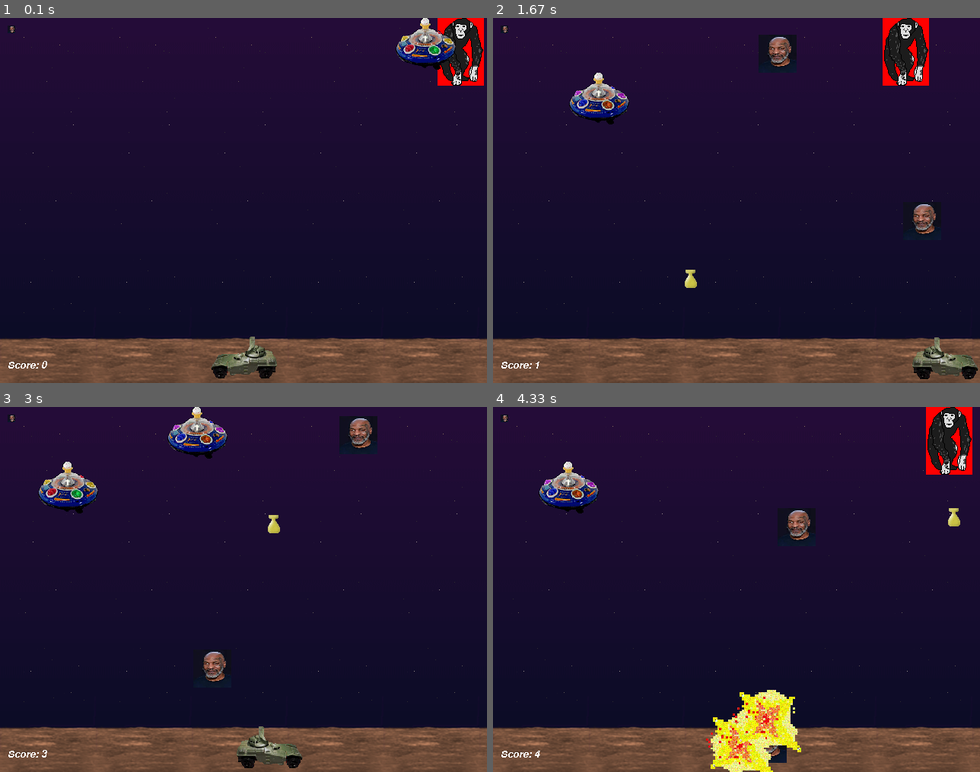
Above: before the commit, frames 1-4 (two rows, left to right).
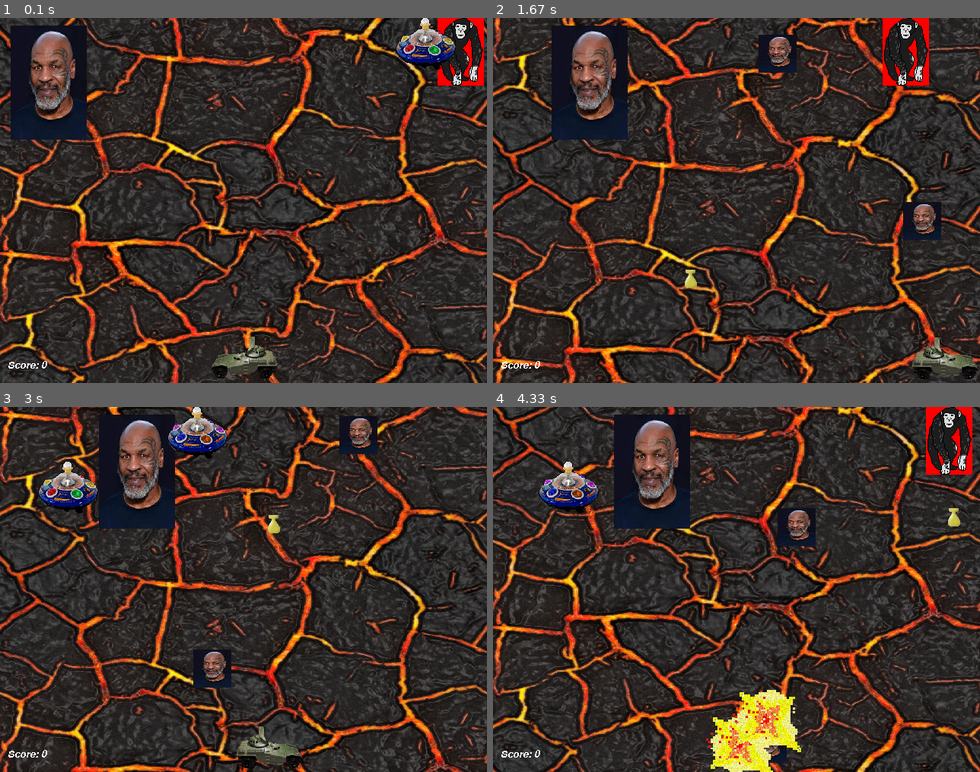
Above: after the commit, the same moments.

Repository: ake-bjerregaard/Python1
Game: pygame game, started from pygameexempel/aliens.py
Two runs of this game, one before a commit and one after it. Both use one fixed random seed, a clock stepped at 60 frames per second and the inputs below.
Inputs:
- Up to frame 1 (0.1 s): no input
- Up to frame 2 (1.67 s): tap Space at 0.33, 0.73, 1.03, 1.23, 1.53 s; hold Right 0.67-1.13 s; hold Right 1.17-1.63 s
- Up to frame 3 (3 s): hold Left 1.67-2.2 s; tap Space at 1.73, 2.03, 2.3, 2.6, 2.73 s; hold Left 2.23-2.63 s; hold Right from 2.67 s (still down)
- Up to frame 4 (4.33 s): tap Space at 3.03, 3.4, 3.7 s; release Right at 3.3 s; hold Left 3.33-3.8 s

The runs differ from the first frame. In frame 1, 72% of the frame differs, in the area x 0-100%, y 0-100%; in frame 2, 71%; in frame 3, 71%; in frame 4, 70%.

Commit message:
Lektion 3 distans - pygame scroll

Diff:
--- /dev/null
+++ b/Lektion3Distans/labb1exercise23.py
@@ -0,0 +1,21 @@
+import sys
+script, input_encoding, error = sys.argv
+
+
+def main(language_file, encoding, errors):
+    line = language_file.readline()
+
+    if line:
+        print_line(line, encoding, errors)
+        return main(language_file, encoding, errors)
+
+def print_line(line, encoding, errors):
+    next_lang = line.strip()
+    raw_bytes = next_lang.encode(encoding, errors)
+    cooked_string = raw_bytes.decode(encoding, errors)
+
+    print(raw_bytes, "<===>", cooked_string)
+
+languages = open("languages.txt", encoding="utf-8")
+
+main(languages, input_encoding, error)
--- /dev/null
+++ b/Lektion3Distans/labb2studentutökad.py
@@ -0,0 +1,40 @@
+#här en klass som kräver ett argument för att skapas
+class Person:
+
+    def __init__(self, argument_förnamn, argument_efternamn, argument_personnr):
+        self.förnamn = argument_förnamn
+        self.efternamn = argument_efternamn
+        self.personnr = argument_personnr
+
+
+    def __str__(self):
+        return f"{self.förnamn} {self.efternamn} {self.personnr}"
+
+class Lärare(Person):
+
+    def __init__(self, argument_förnamn, argument_efternamn, argument_personnr, lön):
+        super().__init__(argument_förnamn, argument_efternamn, argument_personnr)
+        self.lön = lön
+
+    def __str__(self):
+        return f'{super().__str__()} {self.lön}'
+
+
+class Student(Person):
+
+    def __init__(self, argument_förnamn, argument_efternamn, argument_personnr, betyg):
+        super().__init__(argument_förnamn, argument_efternamn, argument_personnr)
+        self.betyg = betyg
+
+    def __str__(self):
+        return f'{super().__str__()} {self.betyg}'
+
+enElev = Student("Maria", "Johansen", "521001-0631", "VG")
+enAnnanElev = Student("Jonas", "Ekblom", "800501-6512", "G")
+
+lärare = Lärare("Åke", "Bjerregaard", "761001-5678", 30000)
+
+
+print(enElev)
+print(enAnnanElev)
+print(lärare)
--- /dev/null
+++ b/Lektion3Distans/languages.txt
@@ -0,0 +1,97 @@
+Afrikaans
+አማርኛ
+Аҧсшәа
+العربية
+Aragonés
+Arpetan
+Azərbaycanca
+Bamanankan
+বাংলা
+Bân-lâm-gú
+Беларуская
+Български
+Boarisch
+Bosanski
+Буряад
+Català
+Чӑвашла
+Čeština
+Cymraeg
+Dansk
+Deutsch
+Eesti
+Ελληνικά
+Español
+Esperanto
+فارسی
+Français
+Frysk
+Gaelg
+Gàidhlig
+Galego
+한국어
+Հայերեն
+हिन्दी
+Hrvatski
+Ido
+Interlingua
+Italiano
+עברית
+ಕನ್ನಡ
+Kapampangan
+ქართული
+Қазақша
+Kreyòl ayisyen
+Latgaļu
+Latina
+Latviešu
+Lëtzebuergesch
+Lietuvių
+Magyar
+Македонски
+Malti
+मराठी
+მარგალური
+مازِرونی
+Bahasa Melayu
+Монгол
+Nederlands
+नेपाल भाषा
+日本語
+Norsk bokmål
+Nouormand
+Occitan
+Oʻzbekcha/ўзбекча
+ਪੰਜਾਬੀ
+پنجابی
+پښتو
+Plattdüütsch
+Polski
+Português
+Română
+Romani
+Русский
+Seeltersk
+Shqip
+Simple English
+Slovenčina
+کوردیی ناوەندی
+Српски / srpski
+Suomi
+Svenska
+Tagalog
+தமிழ்
+ภาษาไทย
+Taqbaylit
+Татарча/tatarça
+తెలుగు
+Тоҷикӣ
+Türkçe
+Українська
+اردو
+Tiếng Việt
+Võro
+文言
+吴语
+ייִדיש
+中文
--- a/pygameexempel/aliens.py
+++ b/pygameexempel/aliens.py
@@ -29,20 +29,15 @@
 # import basic pygame modules
 import pygame as pg
 
+from klasser import *
+
+
 # see if we can load more than standard BMP
 if not pg.image.get_extended():
     raise SystemExit("Sorry, extended image module required")
 
 
-# game constants
-MAX_SHOTS = 2  # most player bullets onscreen
-ALIEN_ODDS = 22  # chances a new alien appears
-BOMB_ODDS = 60  # chances a new bomb will drop
-ALIEN_RELOAD = 12  # frames between new aliens
-SCREENRECT = pg.Rect(0, 0, 640, 480)
-SCORE = 0
-
-main_dir = os.path.split(os.path.abspath(__file__))[0]
+
 
 
 def load_image(file):
@@ -76,177 +71,7 @@
 # since it is passed extra information about the keyboard.
 
 
-class Player(pg.sprite.Sprite):
-    """Representing the player as a moon buggy type car."""
-
-    speed = 10
-    bounce = 24
-    gun_offset = -11
-    images = []
-
-    def __init__(self):
-        pg.sprite.Sprite.__init__(self, self.containers)
-        self.image = self.images[0]
-        self.rect = self.image.get_rect(midbottom=SCREENRECT.midbottom)
-        self.reloading = 0
-        self.origtop = self.rect.top
-        self.facing = -1
-
-    def move(self, direction):
-        if direction:
-            self.facing = direction
-        self.rect.move_ip(direction * self.speed, 0)
-        self.rect = self.rect.clamp(SCREENRECT)
-        if direction < 0:
-            self.image = self.images[0]
-        elif direction > 0:
-            self.image = self.images[1]
-        self.rect.top = self.origtop - (self.rect.left // self.bounce % 2)
-
-    def gunpos(self):
-        pos = self.facing * self.gun_offset + self.rect.centerx
-        return pos, self.rect.top
-
-class OtherEnemies(pg.sprite.Sprite):
-    images = []
-
-    def __init__(self):
-        pg.sprite.Sprite.__init__(self, self.containers)
-        self.image = self.images[0]
-        self.image = pg.transform.scale(self.image, (10, 10))
-        self.rect = pg.Rect(10, 10, 10, 10)
-        # self.rect = pg.Rect.inflate(self.rect, 2, 2)
-
-    # def update()
-
-
-class Alien(pg.sprite.Sprite):
-    """An alien space ship. That slowly moves down the screen."""
-
-    speed = 1
-    animcycle = 12
-    images = []
-
-    def __init__(self):
-        pg.sprite.Sprite.__init__(self, self.containers)
-        self.image = self.images[0]
-        self.rect = self.image.get_rect()
-        self.facing = random.choice((-1, 1)) * Alien.speed
-        self.frame = 0
-        if self.facing < 0:
-            self.rect.right = SCREENRECT.right
-
-    def update(self):
-        self.rect.move_ip(self.facing, 0)
-        if not SCREENRECT.contains(self.rect):
-            self.facing = -self.facing
-            self.rect.top = self.rect.bottom + 1
-            self.rect = self.rect.clamp(SCREENRECT)
-        self.frame = self.frame + 1
-        self.image = self.images[self.frame // self.animcycle % 3]
-
-class AlienOtherDirection(Alien):
-
-    speed = -10
-    def __init__(self):
-        super().__init__()
-        self.facing = AlienOtherDirection.speed
-
-class Explosion(pg.sprite.Sprite):
-    """An explosion. Hopefully the Alien and not the player!"""
-
-    defaultlife = 12
-    animcycle = 3
-    images = []
-
-    def __init__(self, actor):
-        pg.sprite.Sprite.__init__(self, self.containers)
-        self.image = self.images[0]
-        self.rect = self.image.get_rect(center=actor.rect.center)
-        self.life = self.defaultlife
-
-    def update(self):
-        """called every time around the game loop.
-
-        Show the explosion surface for 'defaultlife'.
-        Every game tick(update), we decrease the 'life'.
-
-        Also we animate the explosion.
-        """
-        self.life = self.life - 1
-        self.image = self.images[self.life // self.animcycle % 2]
-        if self.life <= 0:
-            self.kill()
-
-
-class Shot(pg.sprite.Sprite):
-    """a bullet the Player sprite fires."""
-
-    speed = -11
-    images = []
-
-    def __init__(self, pos):
-        pg.sprite.Sprite.__init__(self, self.containers)
-        self.image = self.images[0]
-        # self.rect = self.image.get_rect(midbottom=pos)
-        self.image = self.images[0]
-        self.image = pg.transform.scale(self.image, (50, 50))
-        self.rect = pg.Rect(pos[0], pos[1], 50, 50)
-
-    def update(self):
-        """called every time around the game loop.
-
-        Every tick we move the shot upwards.
-        """
-        self.rect.move_ip(0, self.speed)
-        if self.rect.top <= 0:
-            self.kill()
-
-
-class Bomb(pg.sprite.Sprite):
-    """A bomb the aliens drop."""
-
-    speed = 9
-    images = []
-
-    def __init__(self, alien):
-        pg.sprite.Sprite.__init__(self, self.containers)
-        self.image = self.images[0]
-        self.rect = self.image.get_rect(midbottom=alien.rect.move(0, 5).midbottom)
-
-    def update(self):
-        """called every time around the game loop.
-
-        Every frame we move the sprite 'rect' down.
-        When it reaches the bottom we:
-
-        - make an explosion.
-        - remove the Bomb.
-        """
-        self.rect.move_ip(0, self.speed)
-        if self.rect.bottom >= 470:
-            Explosion(self)
-            self.kill()
-
-
-class Score(pg.sprite.Sprite):
-    """to keep track of the score."""
-
-    def __init__(self):
-        pg.sprite.Sprite.__init__(self)
-        self.font = pg.font.Font(None, 20)
-        self.font.set_italic(1)
-        self.color = "white"
-        self.lastscore = -1
-        self.update()
-        self.rect = self.image.get_rect().move(10, 450)
-
-    def update(self):
-        """We only update the score in update() when it has changed."""
-        if SCORE != self.lastscore:
-            self.lastscore = SCORE
-            msg = "Score: %d" % SCORE
-            self.image = self.font.render(msg, 0, self.color)
+
 
 
 def main(winstyle=0):
@@ -275,6 +100,8 @@
     OtherEnemies.images = [load_image(im) for im in ("nedladdning.jfif", "chimp.png", "chimp.png")]
     Bomb.images = [load_image("bomb.gif")]
     Shot.images = [load_image("nedladdning.jfif")]
+    img = load_image("TileVertical.png")
+    BackgroundKlass.images = [load_image("TileVertical.png")]
 
     # decorate the game window
     icon = pg.transform.scale(Alien.images[0], (32, 32))
@@ -312,6 +139,7 @@
     Shot.containers = shots, all
     Bomb.containers = bombs, all
     Explosion.containers = all
+    BackgroundKlass.containers = all
     Score.containers = all
 
     # Create Some Starting Values
@@ -321,9 +149,11 @@
 
     # initialize our starting sprites
     global SCORE
+    BackgroundKlass()
     player = Player()
     Alien()  # note, this 'lives' because it goes into a sprite group
     AlienOtherDirection()
+
     OtherEnemies()
     if pg.font:
         all.add(Score())
--- /dev/null
+++ b/pygameexempel/game_constants.py
@@ -0,0 +1,13 @@
+import os
+import pygame as pg
+
+
+# game constants
+MAX_SHOTS = 2  # most player bullets onscreen
+ALIEN_ODDS = 22  # chances a new alien appears
+BOMB_ODDS = 60  # chances a new bomb will drop
+ALIEN_RELOAD = 12  # frames between new aliens
+SCREENRECT = pg.Rect(0, 0, 640, 480)
+SCORE = 0
+
+main_dir = os.path.split(os.path.abspath(__file__))[0]
--- /dev/null
+++ b/pygameexempel/klasser.py
@@ -0,0 +1,197 @@
+import random
+
+import pygame as pg
+
+from game_constants import *
+
+
+class Player(pg.sprite.Sprite):
+    """Representing the player as a moon buggy type car."""
+
+    speed = 10
+    bounce = 24
+    gun_offset = -11
+    images = []
+
+    def __init__(self):
+        pg.sprite.Sprite.__init__(self, self.containers)
+        self.image = self.images[0]
+        self.rect = self.image.get_rect(midbottom=SCREENRECT.midbottom)
+        self.reloading = 0
+        self.origtop = self.rect.top
+        self.facing = -1
+
+    def move(self, direction):
+        if direction:
+            self.facing = direction
+        self.rect.move_ip(direction * self.speed, 0)
+        self.rect = self.rect.clamp(SCREENRECT)
+        if direction < 0:
+            self.image = self.images[0]
+        elif direction > 0:
+            self.image = self.images[1]
+        self.rect.top = self.origtop - (self.rect.left // self.bounce % 2)
+
+    def gunpos(self):
+        pos = self.facing * self.gun_offset + self.rect.centerx
+        return pos, self.rect.top
+
+class OtherEnemies(pg.sprite.Sprite):
+    images = []
+
+    def __init__(self):
+        pg.sprite.Sprite.__init__(self, self.containers)
+        self.image = self.images[0]
+        self.image = pg.transform.scale(self.image, (100, 150))
+        self.rect = pg.Rect(10, 10, 100, 150)
+        # self.rect = pg.Rect.inflate(self.rect, 2, 2)
+
+    def update(self):
+        self.rect.move_ip(1, 0)
+
+
+class Alien(pg.sprite.Sprite):
+    """An alien space ship. That slowly moves down the screen."""
+
+    speed = 1
+    animcycle = 12
+    images = []
+
+    def __init__(self):
+        pg.sprite.Sprite.__init__(self, self.containers)
+        self.image = self.images[0]
+        self.rect = self.image.get_rect()
+        self.facing = random.choice((-1, 1)) * Alien.speed
+        self.frame = 0
+        if self.facing < 0:
+            self.rect.right = SCREENRECT.right
+
+    def update(self):
+        self.rect.move_ip(self.facing, 0)
+        if not SCREENRECT.contains(self.rect):
+            self.facing = -self.facing
+            self.rect.top = self.rect.bottom + 1
+            self.rect = self.rect.clamp(SCREENRECT)
+        self.frame = self.frame + 1
+        self.image = self.images[self.frame // self.animcycle % 3]
+
+class AlienOtherDirection(Alien):
+
+    speed = -10
+    def __init__(self):
+        super().__init__()
+        self.facing = AlienOtherDirection.speed
+
+class Explosion(pg.sprite.Sprite):
+    """An explosion. Hopefully the Alien and not the player!"""
+
+    defaultlife = 12
+    animcycle = 3
+    images = []
+
+    def __init__(self, actor):
+        pg.sprite.Sprite.__init__(self, self.containers)
+        self.image = self.images[0]
+        self.rect = self.image.get_rect(center=actor.rect.center)
+        self.life = self.defaultlife
+
+    def update(self):
+        """called every time around the game loop.
+
+        Show the explosion surface for 'defaultlife'.
+        Every game tick(update), we decrease the 'life'.
+
+        Also we animate the explosion.
+        """
+        self.life = self.life - 1
+        self.image = self.images[self.life // self.animcycle % 2]
+        if self.life <= 0:
+            self.kill()
+
+
+class Shot(pg.sprite.Sprite):
+    """a bullet the Player sprite fires."""
+
+    speed = -11
+    images = []
+
+    def __init__(self, pos):
+        pg.sprite.Sprite.__init__(self, self.containers)
+        self.image = self.images[0]
+        # self.rect = self.image.get_rect(midbottom=pos)
+        self.image = self.images[0]
+        self.image = pg.transform.scale(self.image, (50, 50))
+        self.rect = pg.Rect(pos[0], pos[1], 50, 50)
+
+    def update(self):
+        """called every time around the game loop.
+
+        Every tick we move the shot upwards.
+        """
+        self.rect.move_ip(0, self.speed)
+        if self.rect.top <= 0:
+            self.kill()
+
+
+class Bomb(pg.sprite.Sprite):
+    """A bomb the aliens drop."""
+
+    speed = 9
+    images = []
+
+    def __init__(self, alien):
+        pg.sprite.Sprite.__init__(self, self.containers)
+        self.image = self.images[0]
+        self.rect = self.image.get_rect(midbottom=alien.rect.move(0, 5).midbottom)
+
+    def update(self):
+        """called every time around the game loop.
+
+        Every frame we move the sprite 'rect' down.
+        When it reaches the bottom we:
+
+        - make an explosion.
+        - remove the Bomb.
+        """
+        self.rect.move_ip(0, self.speed)
+        if self.rect.bottom >= 470:
+            Explosion(self)
+            self.kill()
+
+
+class Score(pg.sprite.Sprite):
+    """to keep track of the score."""
+
+    def __init__(self):
+        pg.sprite.Sprite.__init__(self)
+        self.font = pg.font.Font(None, 20)
+        self.font.set_italic(1)
+        self.color = "white"
+        self.lastscore = -1
+        self.update()
+        self.rect = self.image.get_rect().move(10, 450)
+
+    def update(self):
+        """We only update the score in update() when it has changed."""
+        if SCORE != self.lastscore:
+            self.lastscore = SCORE
+            msg = "Score: %d" % SCORE
+            self.image = self.font.render(msg, 0, self.color)
+
+
+#behöver då en repeterande bild
+class BackgroundKlass(pg.sprite.Sprite):
+
+    images = []
+
+    def __init__(self):
+        pg.sprite
+        pg.sprite.Sprite.__init__(self, self.containers)
+        self.image = self.images[0]
+        self.image = pg.transform.scale(self.image, (SCREENRECT.width, SCREENRECT.height*2))
+        self.rect = pg.Rect(0, 0, SCREENRECT.width, SCREENRECT.height*2)
+
+    def update(self):
+        self.rect.move_ip(0, 10)
+        if(self.rect.y > 0):
+            self.rect.y = -self.rect.height//2
Binary file added: pygameexempel/data/Lava.png
Binary file added: pygameexempel/data/TileVertical.png
